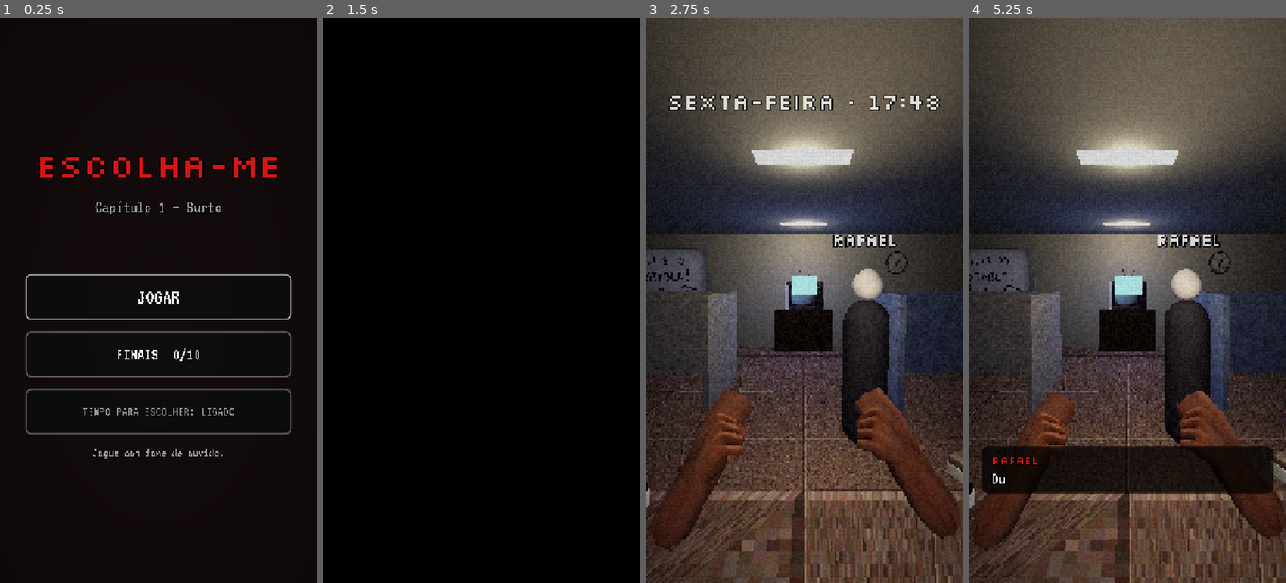
Above: before the commit, frames 1-4 (left to right).
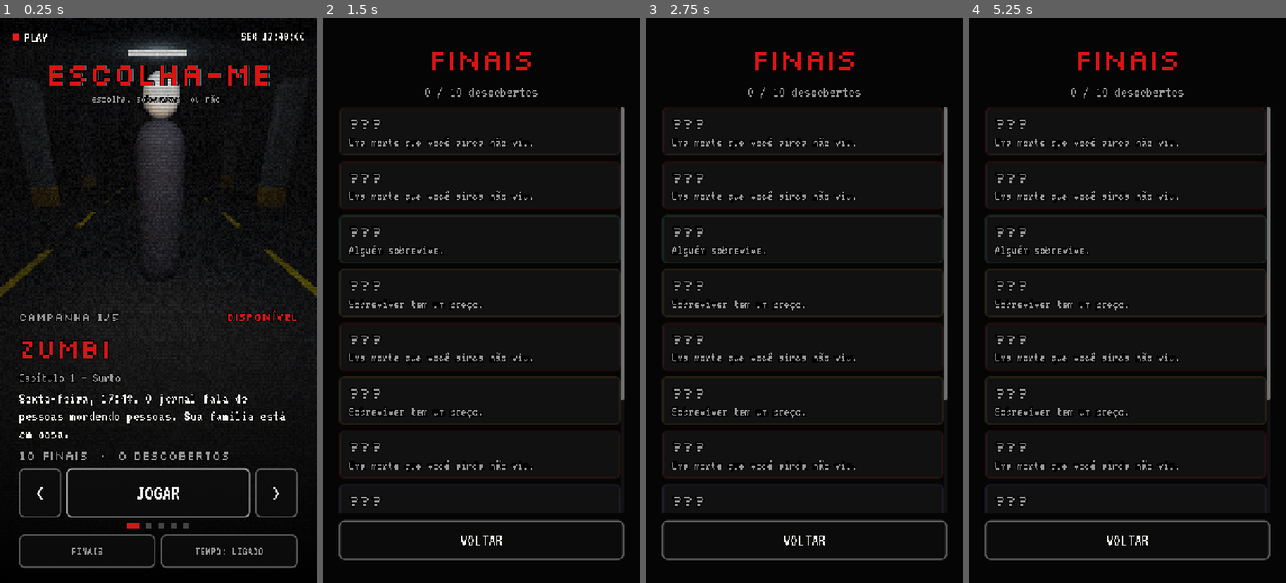
Above: after the commit, the same moments.

Repository: motathi/terror_game
Game: Godot game, scene res://scenes/main_menu.tscn
Two runs of this game, one before a commit and one after it. Both use one fixed random seed, a clock stepped at 60 frames per second and the inputs below.
Inputs (mouse positions are in pixels of both pictures, inside the frame that each line leads up to):
- Up to frame 1 (0.25 s): no input
- Up to frame 2 (1.5 s): click (411, 549) at 0.5 s, where only the run after the commit has a clickable "FINAIS"; click (481, 294) at 1.25 s, where only the run before the commit has a clickable "JOGAR"
- Up to frame 3 (2.75 s): tap Enter (ui_accept) at 2, 2.27 s; move the mouse to (874, 272) at 2.02 s; hold Right (ui_right) from 2.03 s (still down); click (874, 272) at 2.17 s
- Up to frame 4 (5.25 s): move the mouse to (1064, 328) at 2.77 s; release Right (ui_right) at 2.78 s; hold Left (ui_left) 2.78-3.53 s; click (1064, 328) at 2.92 s; tap Enter (ui_accept) at 3.02, 4.52 s; move the mouse to (1159, 176) at 3.52 s; hold Right (ui_right) 3.53-5.03 s; click (1159, 176) at 3.67 s; move the mouse to (1111, 413) at 4.27 s; click (1111, 413) at 4.42 s; move the mouse to (1222, 385) at 5.02 s; hold Left (ui_left) from 5.03 s (still down); click (1222, 385) at 5.17 s

The runs differ from the first frame. In frame 1, 13% of the frame differs, in the area x 0-100%, y 2-98%; in frame 2, 8.0%; in frame 3, 90%, in the area x 0-100%, y 0-100%; in frame 4, 84%.

Commit message:
Menu com carrossel de campanhas e fundo 3D ao vivo
- campanhas em story/campanhas.json: Zumbi (disponível) e Alien, Homem do
  Saco, Casa Abandonada e Fazenda (em breve)
- fundo 3D por campanha (monstro no cenário, luz da cor da campanha,
  feixe de luz no Alien), câmera baixa olhando o monstro
- estética VHS: PLAY com ponto vermelho, relógio, linhas de varredura,
  chuvisco na troca, título com aberração cromática
- card com título, chamada, finais descobertos, JOGAR ou EM BREVE,
  setas, arrastar para os lados e indicador de páginas
- novo cenário 'campo' (milharal, celeiro e lua)

Co-Authored-By: Claude Opus 5.5 <noreply@anthropic.com>
Claude-Session: https://claude.ai/code/session_01BRBsijJUpArFHXiZDYghN5

Diff:
--- a/game/autoload/game_state.gd
+++ b/game/autoload/game_state.gd
@@ -5,12 +5,11 @@
 const SAVE_PATH := "user://save.json"
 const SAVE_VERSION := 1
 
-## Campanhas disponíveis (ordem do menu). Adicione novos capítulos aqui.
-const CAMPAIGNS := [
-	{"id": "cap1_surto", "path": "res://story/cap1_surto.json"},
-]
+## Lista de campanhas do menu (inclusive as "em breve").
+const CAMPAIGNS_PATH := "res://story/campanhas.json"
 
-var current_campaign: String = CAMPAIGNS[0]["path"]
+var campaigns: Array = []
+var current_campaign: String = "res://story/cap1_surto.json"
 var discovered_endings: Dictionary = {}  # "campanha/final" -> {"time": unix}
 var settings: Dictionary = {
 	"auto_advance": true,
@@ -27,10 +26,23 @@
 
 
 func _ready() -> void:
+	_load_campaigns()
 	load_save()
 	if OS.has_feature("web"):
 		var q = JavaScriptBridge.eval("new URLSearchParams(window.location.search).get('cena') || ''", true)
 		debug_start_node = str(q) if q != null else ""
+
+
+func _load_campaigns() -> void:
+	var data = JSON.parse_string(FileAccess.get_file_as_string(CAMPAIGNS_PATH)) if FileAccess.file_exists(CAMPAIGNS_PATH) else null
+	if data == null:
+		var res = load(CAMPAIGNS_PATH)
+		data = res.data if res is JSON else {}
+	campaigns = data.get("campanhas", []) if typeof(data) == TYPE_DICTIONARY else []
+
+
+func campaign_index() -> int:
+	return clampi(int(settings.get("menu_campaign", 0)), 0, maxi(campaigns.size() - 1, 0))
 
 
 func discover_ending(campaign_id: String, ending_id: String) -> bool:
--- a/game/scripts/stage/locations.gd
+++ b/game/scripts/stage/locations.gd
@@ -45,6 +45,8 @@
 			_rua(root, cfg)
 		"casa":
 			_casa(root, cfg)
+		"campo":
+			_campo(root, cfg)
 		_:
 			push_warning("Locations: cenário desconhecido '%s'" % id)
 			box(root, Vector3(10, 0.1, 10), Vector3(0, -0.05, -3), Color(0.1, 0.1, 0.1))
@@ -277,6 +279,50 @@
 	cfg["ambient_energy"] = 0.45
 
 
+static func _campo(root: Node3D, cfg: Dictionary) -> void:
+	# Fazenda / milharal à noite: celeiro, cerca, plantação e lua.
+	box(root, Vector3(60, 0.1, 60), Vector3(0, -0.05, -20), Color(0.16, 0.14, 0.08))
+	box(root, Vector3(3.0, 0.02, 40), Vector3(0, 0.0, -18), Color(0.25, 0.2, 0.12))  # estradinha de terra
+	var rng := RandomNumberGenerator.new()
+	rng.seed = 77
+	for side in [-1, 1]:
+		for row in 6:
+			for i in 14:
+				var h := rng.randf_range(1.4, 2.2)
+				var stalk := box(root, Vector3(0.12, h, 0.12), Vector3(side * (2.3 + row * 0.8) + rng.randf_range(-0.2, 0.2), h * 0.5, -1.5 - i * 1.6 + rng.randf_range(-0.3, 0.3)), Color(0.32, 0.3, 0.12).darkened(rng.randf() * 0.4))
+				stalk.rotation.z = rng.randf_range(-0.15, 0.15)
+		for i in 10:
+			box(root, Vector3(0.1, 1.1, 0.1), Vector3(side * 1.8, 0.55, -1.0 - i * 2.2), Color(0.3, 0.22, 0.14))
+		box(root, Vector3(0.05, 0.08, 22), Vector3(side * 1.8, 0.9, -11), Color(0.3, 0.22, 0.14))
+	# celeiro ao fundo
+	box(root, Vector3(6, 4, 5), Vector3(-5, 2, -22), Color(0.35, 0.08, 0.06))
+	var roof := box(root, Vector3(4.6, 0.2, 5.4), Vector3(-6.6, 4.6, -22), Color(0.2, 0.18, 0.16))
+	roof.rotation.z = deg_to_rad(35)
+	var roof2 := box(root, Vector3(4.6, 0.2, 5.4), Vector3(-3.4, 4.6, -22), Color(0.2, 0.18, 0.16))
+	roof2.rotation.z = deg_to_rad(-35)
+	box(root, Vector3(0.8, 0.6, 0.05), Vector3(-5, 2.8, -19.47), Color(1.0, 0.75, 0.35), 1.5)  # janela acesa
+	omni(root, Vector3(-5, 2.6, -18.5), Color(1.0, 0.7, 0.35), 1.2, 6.0)
+	# lua
+	var moon := MeshInstance3D.new()
+	var sph := SphereMesh.new()
+	sph.radius = 2.5
+	sph.height = 5.0
+	moon.mesh = sph
+	moon.position = Vector3(10, 16, -45)
+	moon.material_override = AssetLib.make_material(Color(0.85, 0.88, 1.0), 2.0)
+	root.add_child(moon)
+	var moonlight := DirectionalLight3D.new()
+	moonlight.light_color = Color(0.5, 0.6, 0.9)
+	moonlight.light_energy = 0.35
+	moonlight.rotation_degrees = Vector3(-35, 160, 0)
+	root.add_child(moonlight)
+	cfg["camera_look"] = Vector3(0, 1.5, -6.0)
+	cfg["center_dist"] = 5.0
+	cfg["fog_density"] = 0.04
+	cfg["fog_color"] = Color(0.04, 0.05, 0.08)
+	cfg["ambient_energy"] = 0.5
+
+
 # --- utilitários ----------------------------------------------------------------
 
 static func prop(root: Node3D, path: String, pos: Vector3, rot_y := 0.0, s := 1.0,
--- a/game/scripts/stage/stage.gd
+++ b/game/scripts/stage/stage.gd
@@ -103,6 +103,12 @@
 	hands.visible = location_cfg.get("hands", true)
 
 
+## Sobrescreve a câmera do cenário (usado pelo menu).
+func set_camera(pos: Vector3, look: Vector3) -> void:
+	camera.transform = Transform3D(Basis(), pos).looking_at(look, Vector3.UP)
+	_cam_base = camera.transform
+
+
 ## cast = {"left": {"char": "rafael", "anim": "Idle"}, ...}
 func set_cast(cast: Dictionary, characters: Dictionary) -> void:
 	for slot in ["left", "right", "center"]:
--- a/game/scripts/ui/main_menu.gd
+++ b/game/scripts/ui/main_menu.gd
@@ -1,84 +1,340 @@
 extends Control
-## Menu principal: título com glitch, jogar, galeria de finais, opções.
+## Menu principal: carrossel de campanhas com fundo 3D ao vivo (o monstro de
+## cada campanha no seu cenário), estética de fita VHS e cards de campanha.
+## As campanhas vêm de res://story/campanhas.json.
 
 const UI := preload("res://scripts/ui/ui_kit.gd")
+const Stage := preload("res://scripts/stage/stage.gd")
 const StoryRunner := preload("res://scripts/story/story_runner.gd")
 const POST_SHADER := preload("res://shaders/psx_post.gdshader")
-
-var _title: Label
+const PIXEL_SHRINK := 4
+
+var stage: Stage
+var post: ShaderMaterial
+var index := 0
 var _t := 0.0
+var _touch_x := -1.0
+var _menu_light: OmniLight3D
+var _beam: SpotLight3D
+
+# widgets
+var _title_red: Label
+var _title_cyan: Label
+var _rec_dot: ColorRect
+var _clock: Label
+var _counter: Label
+var _badge: Label
+var _camp_title: Label
+var _camp_sub: Label
+var _camp_text: Label
+var _camp_meta: Label
+var _play: Button
+var _endings: Button
+var _dots: HBoxContainer
+var _card: Control
 
 
 func _ready() -> void:
 	UI.full_rect(self)
-	var bg := ColorRect.new()
-	bg.color = Color(0.03, 0.02, 0.02)
-	UI.full_rect(bg)
-	var post := ShaderMaterial.new()
+	_build_3d()
+	_build_overlay()
+	_build_card()
+	Audio.play_ambience("")
+	Audio.set_location("")
+	Audio.play_music("tema")
+	index = GameState.campaign_index()
+	_select(index, false)
+	_play.grab_focus()
+	if not GameState.debug_start_node.is_empty():
+		_on_play.call_deferred()
+
+
+# --- construção ------------------------------------------------------------------
+
+func _build_3d() -> void:
+	var svc := SubViewportContainer.new()
+	UI.full_rect(svc)
+	svc.stretch = true
+	svc.stretch_shrink = PIXEL_SHRINK
+	svc.texture_filter = CanvasItem.TEXTURE_FILTER_NEAREST
+	svc.mouse_filter = Control.MOUSE_FILTER_IGNORE
+	post = ShaderMaterial.new()
 	post.shader = POST_SHADER
-	post.set_shader_parameter("grain", 0.12)
-	bg.material = post
-	add_child(bg)
-
-	var box := VBoxContainer.new()
-	box.anchor_left = 0.08
-	box.anchor_right = 0.92
-	box.anchor_top = 0.5
-	box.anchor_bottom = 0.5
-	box.grow_vertical = Control.GROW_DIRECTION_BOTH
-	box.add_theme_constant_override("separation", 26)
-	add_child(box)
-
-	_title = UI.label("ESCOLHA-ME", 78, UI.RED, true)
-	box.add_child(_title)
-	box.add_child(UI.label("Capítulo 1 — Surto", 40, UI.DIM))
-	var spacer := Control.new()
-	spacer.custom_minimum_size.y = 80
-	box.add_child(spacer)
-
-	var runner := StoryRunner.new()
-	var total := 0
-	if runner.load_file(GameState.current_campaign):
-		total = runner.ending_ids().size()
-	var found := GameState.count_discovered(runner.campaign_id)
-
-	var play := UI.button("JOGAR", 48)
-	play.pressed.connect(_on_play)
-	box.add_child(play)
-	var endings := UI.button("FINAIS  %d/%d" % [found, total], 40)
-	endings.pressed.connect(func(): get_tree().change_scene_to_file("res://scenes/endings_gallery.tscn"))
-	box.add_child(endings)
-	var timers := UI.button(_timers_text(), 32, UI.DIM)
+	post.set_shader_parameter("scanlines", 0.7)
+	post.set_shader_parameter("grain", 0.1)
+	svc.material = post
+	add_child(svc)
+	var sv := SubViewport.new()
+	svc.add_child(sv)
+	stage = Stage.new()
+	stage.title_font = UI.title_font()
+	stage.body_font = UI.body_font()
+	stage.post_material = post
+	sv.add_child(stage)
+	_menu_light = OmniLight3D.new()
+	_menu_light.omni_range = 5.0
+	_menu_light.light_energy = 1.6
+	stage.add_child(_menu_light)
+	_beam = SpotLight3D.new()
+	_beam.spot_range = 14.0
+	_beam.spot_angle = 14.0
+	_beam.light_energy = 6.0
+	_beam.rotation_degrees = Vector3(-90, 0, 0)
+	stage.add_child(_beam)
+
+	# escurece a parte de baixo para o card ficar legível
+	var grad := Gradient.new()
+	grad.set_color(0, Color(0, 0, 0, 0))
+	grad.set_color(1, Color(0, 0, 0, 0.95))
+	var gt := GradientTexture2D.new()
+	gt.gradient = grad
+	gt.fill_from = Vector2(0, 0)
+	gt.fill_to = Vector2(0, 1)
+	var shade := TextureRect.new()
+	shade.texture = gt
+	shade.stretch_mode = TextureRect.STRETCH_SCALE
+	shade.anchor_right = 1.0
+	shade.anchor_top = 0.42
+	shade.anchor_bottom = 1.0
+	shade.mouse_filter = Control.MOUSE_FILTER_IGNORE
+	add_child(shade)
+
+
+func _build_overlay() -> void:
+	# OSD de câmera VHS
+	var rec := HBoxContainer.new()
+	rec.position = Vector2(28, 26)
+	rec.add_theme_constant_override("separation", 10)
+	rec.mouse_filter = Control.MOUSE_FILTER_IGNORE
+	add_child(rec)
+	_rec_dot = ColorRect.new()
+	_rec_dot.color = Color(0.95, 0.1, 0.1)
+	_rec_dot.custom_minimum_size = Vector2(16, 16)
+	_rec_dot.size_flags_vertical = Control.SIZE_SHRINK_CENTER
+	rec.add_child(_rec_dot)
+	var play_lbl := UI.label("PLAY", 34, UI.WHITE)
+	play_lbl.autowrap_mode = TextServer.AUTOWRAP_OFF
+	rec.add_child(play_lbl)
+	_clock = UI.label("", 30, UI.WHITE)
+	_clock.autowrap_mode = TextServer.AUTOWRAP_OFF
+	_clock.horizontal_alignment = HORIZONTAL_ALIGNMENT_RIGHT
+	_clock.anchor_left = 1.0
+	_clock.anchor_right = 1.0
+	_clock.offset_left = -300
+	_clock.offset_right = -28
+	_clock.offset_top = 26
+	add_child(_clock)
+
+	# título com aberração cromática
+	_title_cyan = UI.label("ESCOLHA-ME", 72, Color(0.2, 0.9, 1.0, 0.55), true)
+	_title_red = UI.label("ESCOLHA-ME", 72, UI.RED, true)
+	for l in [_title_cyan, _title_red]:
+		l.anchor_right = 1.0
+		l.offset_top = 78
+		l.autowrap_mode = TextServer.AUTOWRAP_OFF
+		add_child(l)
+	var tag := UI.label("escolha. sobreviva. ou não.", 28, UI.DIM)
+	tag.anchor_right = 1.0
+	tag.offset_top = 168
+	add_child(tag)
+
+
+func _build_card() -> void:
+	_card = VBoxContainer.new()
+	_card.anchor_left = 0.06
+	_card.anchor_right = 0.94
+	_card.anchor_top = 1.0
+	_card.anchor_bottom = 1.0
+	_card.offset_bottom = -34
+	_card.grow_vertical = Control.GROW_DIRECTION_BEGIN
+	_card.add_theme_constant_override("separation", 12)
+	add_child(_card)
+
+	var head := HBoxContainer.new()
+	_card.add_child(head)
+	_counter = UI.label("", 26, UI.DIM, true)
+	_counter.horizontal_alignment = HORIZONTAL_ALIGNMENT_LEFT
+	_counter.size_flags_horizontal = Control.SIZE_EXPAND_FILL
+	head.add_child(_counter)
+	_badge = UI.label("", 24, UI.WHITE, true)
+	_badge.autowrap_mode = TextServer.AUTOWRAP_OFF
+	head.add_child(_badge)
+
+	_camp_title = UI.label("", 62, UI.RED, true)
+	_camp_title.horizontal_alignment = HORIZONTAL_ALIGNMENT_LEFT
+	_card.add_child(_camp_title)
+	_camp_sub = UI.label("", 32, UI.DIM)
+	_camp_sub.horizontal_alignment = HORIZONTAL_ALIGNMENT_LEFT
+	_card.add_child(_camp_sub)
+	_camp_text = UI.label("", 36, UI.WHITE)
+	_camp_text.horizontal_alignment = HORIZONTAL_ALIGNMENT_LEFT
+	_camp_text.custom_minimum_size.y = 110
+	_card.add_child(_camp_text)
+	_camp_meta = UI.label("", 28, UI.DIM, true)
+	_camp_meta.horizontal_alignment = HORIZONTAL_ALIGNMENT_LEFT
+	_card.add_child(_camp_meta)
+
+	var row := HBoxContainer.new()
+	row.add_theme_constant_override("separation", 12)
+	_card.add_child(row)
+	var prev := UI.button("<", 48)
+	prev.custom_minimum_size = Vector2(96, 112)
+	prev.pressed.connect(func(): _select(index - 1))
+	row.add_child(prev)
+	_play = UI.button("JOGAR", 50)
+	_play.custom_minimum_size.y = 112
+	_play.size_flags_horizontal = Control.SIZE_EXPAND_FILL
+	_play.pressed.connect(_on_play)
+	row.add_child(_play)
+	var nxt := UI.button(">", 48)
+	nxt.custom_minimum_size = Vector2(96, 112)
+	nxt.pressed.connect(func(): _select(index + 1))
+	row.add_child(nxt)
+
+	_dots = HBoxContainer.new()
+	_dots.alignment = BoxContainer.ALIGNMENT_CENTER
+	_dots.add_theme_constant_override("separation", 14)
+	_card.add_child(_dots)
+	for i in GameState.campaigns.size():
+		var d := ColorRect.new()
+		d.custom_minimum_size = Vector2(14, 14)
+		_dots.add_child(d)
+
+	var bottom := HBoxContainer.new()
+	bottom.add_theme_constant_override("separation", 12)
+	_card.add_child(bottom)
+	_endings = UI.button("FINAIS", 30, UI.DIM)
+	_endings.custom_minimum_size.y = 76
+	_endings.size_flags_horizontal = Control.SIZE_EXPAND_FILL
+	_endings.pressed.connect(func(): get_tree().change_scene_to_file("res://scenes/endings_gallery.tscn"))
+	bottom.add_child(_endings)
+	var timers := UI.button(_timers_text(), 30, UI.DIM)
+	timers.custom_minimum_size.y = 76
+	timers.size_flags_horizontal = Control.SIZE_EXPAND_FILL
 	timers.pressed.connect(func():
 		GameState.settings["timers"] = not GameState.settings.get("timers", true)
 		GameState.save()
 		timers.text = _timers_text())
-	box.add_child(timers)
-
-	box.add_child(UI.label("Jogue com fone de ouvido.", 30, UI.DIM))
-	Audio.play_ambience("")
-	Audio.set_location("")
-	Audio.play_music("tema")
-	play.grab_focus()
-	if not GameState.debug_start_node.is_empty():
-		_on_play.call_deferred()
+	bottom.add_child(timers)
+
+
+# --- carrossel ---------------------------------------------------------------------
+
+func _select(i: int, animate := true) -> void:
+	var n := GameState.campaigns.size()
+	if n == 0:
+		return
+	index = wrapi(i, 0, n)
+	var c: Dictionary = GameState.campaigns[index]
+	var available: bool = c.get("status", "") == "disponivel"
+	var accent := Color.html(c.get("cor", "#d01818"))
+	GameState.settings["menu_campaign"] = index
+	if available:
+		GameState.current_campaign = c["path"]
+
+	if animate:
+		Audio.play_sfx("ui_cursor")
+		var tw := create_tween()
+		tw.tween_method(func(v): post.set_shader_parameter("static_amount", v), 0.85, 0.0, 0.4)
+		_card.modulate.a = 0.0
+		create_tween().tween_property(_card, "modulate:a", 1.0, 0.3)
+
+	# fundo 3D
+	var cena: Dictionary = c.get("cena", {})
+	stage.set_location(cena.get("location", "garagem"))
+	stage.hands.visible = false
+	stage.location_cfg["approach_center"] = false
+	var dist: float = cena.get("dist", 2.8)
+	var floor_y: float = stage.location_cfg.get("floor_y", 0.0)
+	stage.location_cfg["slots"] = {"center": Vector3(0, floor_y, -dist)}
+	stage.set_camera(Vector3(0, 1.2 + floor_y, 0), Vector3(0, -0.2 + floor_y, -dist))
+	var def := {"name": "", "model": cena.get("model", "zombie_student")}
+	if cena.has("tint"):
+		def["tint"] = cena["tint"]
+	var chars := {c["id"]: def}
+	stage.set_cast({"center": {"char": c["id"], "anim": cena.get("anim", "")}}, chars)
+	var luz := Color.html(cena.get("luz", "#ffffff"))
+	_menu_light.light_color = luz
+	_menu_light.position = Vector3(0.6, 2.6 + floor_y, -dist + 1.4)
+	_beam.visible = cena.get("feixe", false)
+	_beam.light_color = luz
+	_beam.position = Vector3(0, 9.0 + floor_y, -dist)
+
+	# card
+	_counter.text = "CAMPANHA %d/%d" % [index + 1, n]
+	_camp_title.text = String(c.get("titulo", ""))
+	_camp_title.add_theme_color_override("font_color", accent)
+	_camp_sub.text = String(c.get("subtitulo", ""))
+	_camp_text.text = String(c.get("chamada", ""))
+	if available:
+		_badge.text = "DISPONÍVEL"
+		_badge.add_theme_color_override("font_color", accent)
+		var total := _endings_total(c)
+		var found := GameState.count_discovered(c["id"])
+		_camp_meta.text = "%d FINAIS  ·  %d DESCOBERTOS" % [total, found]
+		_play.text = "JOGAR"
+		_play.disabled = false
+		_endings.disabled = false
+	else:
+		_badge.text = "EM BREVE"
+		_badge.add_theme_color_override("font_color", UI.DIM)
+		_camp_meta.text = "[ BLOQUEADO ]  NOVA CAMPANHA EM BREVE"
+		_play.text = "EM BREVE"
+		_play.disabled = true
+		_endings.disabled = true
+	for k in _dots.get_child_count():
+		var d := _dots.get_child(k) as ColorRect
+		d.color = accent if k == index else Color(1, 1, 1, 0.25)
+		d.custom_minimum_size = Vector2(28 if k == index else 14, 14)
+
+
+func _endings_total(c: Dictionary) -> int:
+	var runner := StoryRunner.new()
+	if runner.load_file(c.get("path", "")):
+		return runner.ending_ids().size()
+	return 0
+
+
+func _on_play() -> void:
+	var c: Dictionary = GameState.campaigns[index] if index < GameState.campaigns.size() else {}
+	if c.get("status", "") != "disponivel":
+		return
+	GameState.current_campaign = c["path"]
+	GameState.save()
+	Audio.play_sfx("stinger_hit")
+	stage.scare_flash()
+	get_tree().change_scene_to_file("res://scenes/game.tscn")
 
 
 func _timers_text() -> String:
-	return "TEMPO PARA ESCOLHER: " + ("LIGADO" if GameState.settings.get("timers", true) else "DESLIGADO")
-
-
-func _on_play() -> void:
-	Audio.play_sfx("stinger_hit")
-	get_tree().change_scene_to_file("res://scenes/game.tscn")
+	return "TEMPO: " + ("LIGADO" if GameState.settings.get("timers", true) else "DESLIGADO")
+
+
+# --- entrada e animação ----------------------------------------------------------------
+
+func _unhandled_input(event: InputEvent) -> void:
+	# arrastar para os lados troca de campanha
+	if event is InputEventScreenTouch:
+		if event.pressed:
+			_touch_x = event.position.x
+		elif _touch_x >= 0.0:
+			var dx: float = event.position.x - _touch_x
+			_touch_x = -1.0
+			if absf(dx) > 70.0:
+				_select(index + (-1 if dx > 0 else 1))
+	elif event.is_action_pressed("ui_left"):
+		_select(index - 1)
+	elif event.is_action_pressed("ui_right"):
+		_select(index + 1)
 
 
 func _process(delta: float) -> void:
 	_t += delta
+	_rec_dot.visible = fmod(_t, 1.2) < 0.7
+	var secs := int(_t) + 17 * 3600 + 48 * 60
+	_clock.text = "SEX %02d:%02d:%02d" % [(secs / 3600) % 24, (secs / 60) % 60, secs % 60]
 	# glitch ocasional no título
-	if randf() < 0.02:
-		_title.position.x = randf_range(-6, 6)
-		_title.modulate = Color(1, 1, 1, randf_range(0.5, 1.0))
-	else:
-		_title.position.x = lerpf(_title.position.x, 0.0, 0.3)
-		_title.modulate = Color.WHITE
+	var glitch := randf() < 0.03
+	_title_cyan.position.x = (randf_range(-10, 10) if glitch else 4.0)
+	_title_red.position.x = (randf_range(-6, 6) if glitch else 0.0)
+	_title_red.modulate.a = randf_range(0.6, 1.0) if glitch else 1.0
--- a/game/shaders/psx_post.gdshader
+++ b/game/shaders/psx_post.gdshader
@@ -12,6 +12,9 @@
 uniform float exposure : hint_range(0.5, 2.0) = 1.25;
 uniform float flash : hint_range(0.0, 1.0) = 0.0;
 uniform float blackout : hint_range(0.0, 1.0) = 0.0;
+// Efeito VHS (menu): linhas de varredura, faixa de ruído e chuvisco.
+uniform float scanlines : hint_range(0.0, 1.0) = 0.0;
+uniform float static_amount : hint_range(0.0, 1.0) = 0.0;
 
 const float BAYER[16] = float[16](
 	0.0, 8.0, 2.0, 10.0,
@@ -36,6 +39,12 @@
 	c += n * grain;
 	vec2 d = UV - 0.5;
 	c *= 1.0 - dot(d, d) * vignette * 2.0;
+	if (scanlines > 0.0) {
+		c *= 1.0 - scanlines * 0.35 * step(0.5, fract(float(px.y) * 0.5));
+		float band = smoothstep(0.0, 0.04, abs(fract(UV.y - TIME * 0.07) - 0.5) - 0.46);
+		c += (1.0 - band) * scanlines * 0.06;
+	}
+	c = mix(c, vec3(hash(vec2(px) * 1.7 + TIME * 50.0)), static_amount);
 	c = mix(c, vec3(0.7, 0.0, 0.0), flash * 0.6);
 	c *= 1.0 - blackout;
 	COLOR = vec4(clamp(c, 0.0, 1.0), 1.0);
--- /dev/null
+++ b/game/story/campanhas.json
@@ -0,0 +1,86 @@
+{
+  "_doc": "Campanhas do menu, na ordem do carrossel. status: disponivel | em_breve. 'cena' monta o fundo 3D do menu (location de Locations, model de AssetLib.MODELS).",
+  "campanhas": [
+    {
+      "id": "cap1_surto",
+      "titulo": "ZUMBI",
+      "subtitulo": "Capítulo 1 — Surto",
+      "chamada": "Sexta-feira, 17:48. O jornal fala de pessoas mordendo pessoas. Sua família está em casa.",
+      "path": "res://story/cap1_surto.json",
+      "status": "disponivel",
+      "cor": "#d01818",
+      "cena": {
+        "location": "garagem",
+        "model": "zombie_student",
+        "anim": "ZombieIdle",
+        "dist": 2.6,
+        "luz": "#cfe6ff"
+      }
+    },
+    {
+      "id": "alien",
+      "titulo": "ALIEN",
+      "subtitulo": "Em breve",
+      "chamada": "As luzes no céu voltaram. E desta vez alguém desceu no milharal.",
+      "status": "em_breve",
+      "cor": "#30e070",
+      "cena": {
+        "location": "campo",
+        "model": "zombie_big",
+        "anim": "",
+        "tint": "#0c1a10",
+        "dist": 3.4,
+        "luz": "#40ff80",
+        "feixe": true
+      }
+    },
+    {
+      "id": "homem_do_saco",
+      "titulo": "HOMEM DO SACO",
+      "subtitulo": "Em breve",
+      "chamada": "Ele usa a voz de quem você ama para você abrir a porta.",
+      "status": "em_breve",
+      "cor": "#c8a060",
+      "cena": {
+        "location": "rua",
+        "model": "zombie_retro",
+        "anim": "",
+        "tint": "#0a0908",
+        "dist": 2.8,
+        "luz": "#ffb060"
+      }
+    },
+    {
+      "id": "casa_abandonada",
+      "titulo": "CASA ABANDONADA",
+      "subtitulo": "Em breve",
+      "chamada": "Ninguém mora aqui há vinte anos. Então quem acendeu a luz do quarto?",
+      "status": "em_breve",
+      "cor": "#9070ff",
+      "cena": {
+        "location": "casa",
+        "model": "zombie_female",
+        "anim": "",
+        "tint": "#08080c",
+        "dist": 2.7,
+        "luz": "#8090ff"
+      }
+    },
+    {
+      "id": "fazenda",
+      "titulo": "FAZENDA",
+      "subtitulo": "Em breve",
+      "chamada": "O espantalho não estava ali ontem. Hoje ele está mais perto da casa.",
+      "status": "em_breve",
+      "cor": "#e0a020",
+      "cena": {
+        "location": "campo",
+        "model": "zombie_male",
+        "anim": "",
+        "tint": "#3a2a14",
+        "dist": 2.8,
+        "luz": "#ffcc70"
+      }
+    }
+  ]
+}
